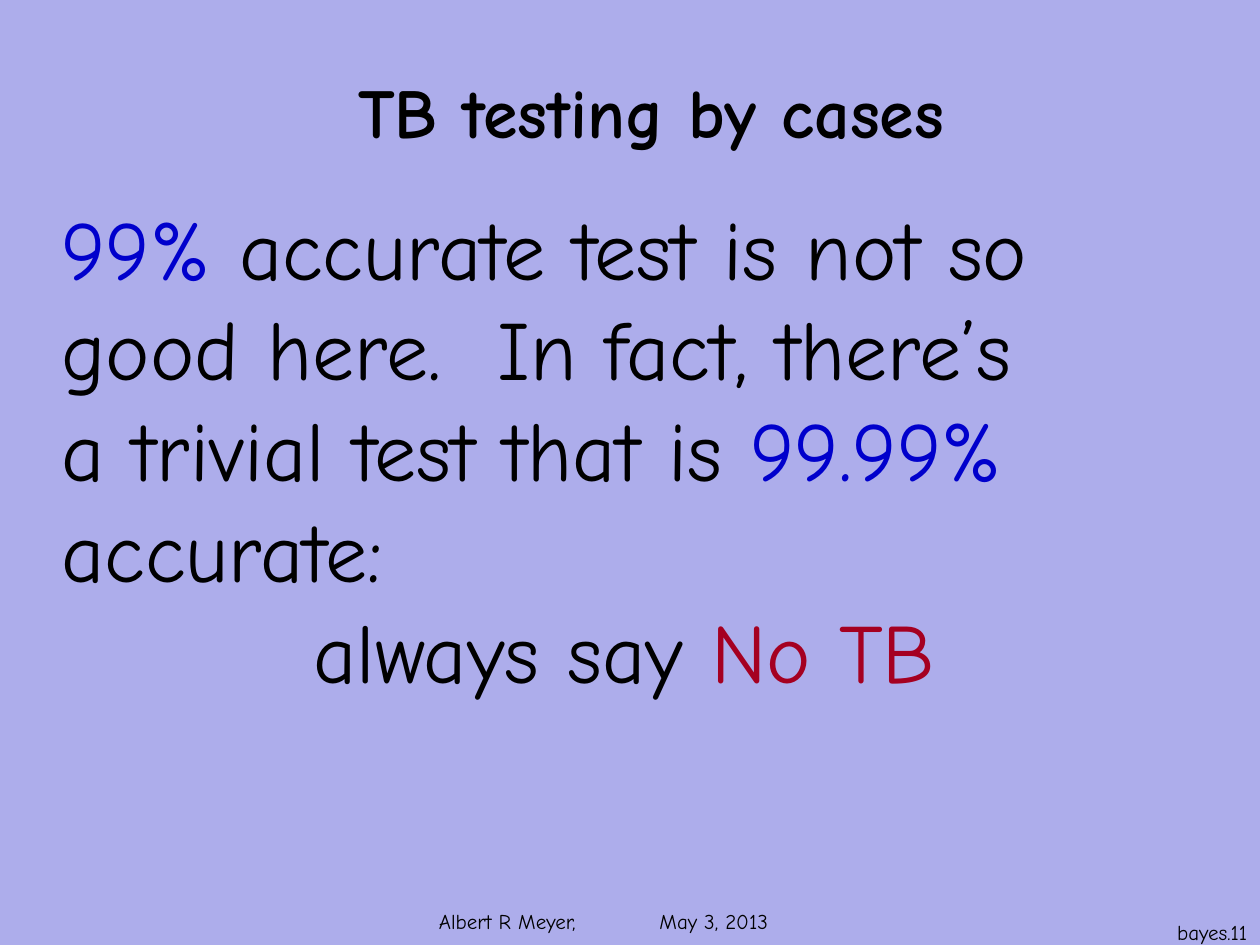
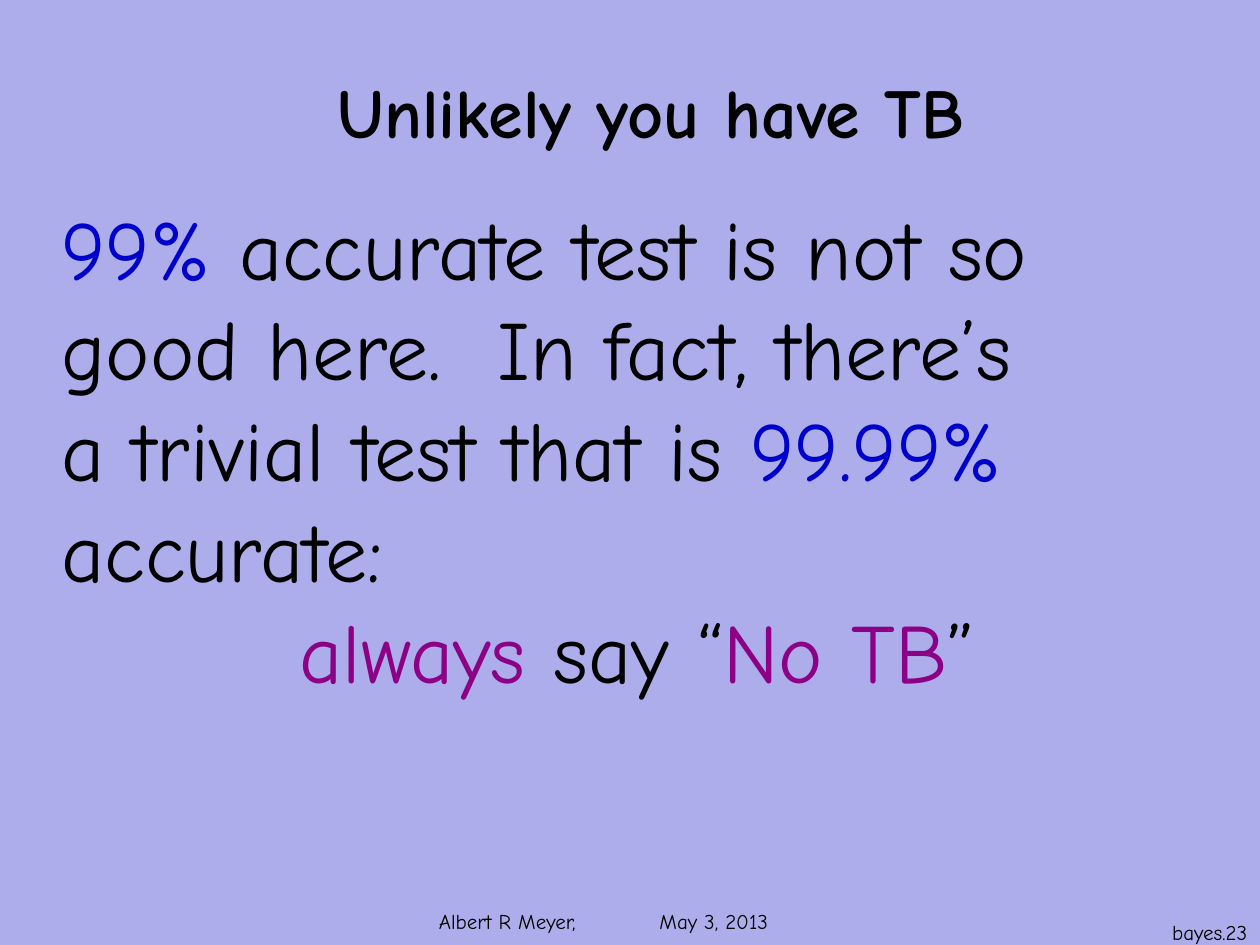
Before and after one commit to armeyer/mcs_web, a slide deck: slide 23 of spring13/slides13/prob-bayes.pptx (slide 11 before the commit). Drawn at 1260x945 pixels with LibreOffice and Linux fonts; fonts in the diff are those of the drawing; background and template pictures are left out. Boxes give left, top, right and bottom in pixels: in the first picture for what was removed or moved away, otherwise in the second. Text is boxed around its words. In the diff, an @@ line names an element or a change of style, - is before the commit and + after.

Commit message:
rewrite prob-bayes.pptx

```diff
--- a/spring13/slides13/prob-bayes.pptx
+++ b/spring13/slides13/prob-bayes.pptx
@@ text at <box>338,90,964,151</box>: text changed @@
-TB testing by cases
+Unlikely you have TB
@@ text at <box>300,623,974,700</box>: text changed; text colour #000000 to #8C0085 @@
-always say No TB
+always say “No TB”
@@ page number at <box>1172,925,1247,944</box>: text changed @@
-bayes.11
+bayes.23
```
Also in this commit, not shown: 6 other slides changed, 16 slides added, 4 slides removed.
